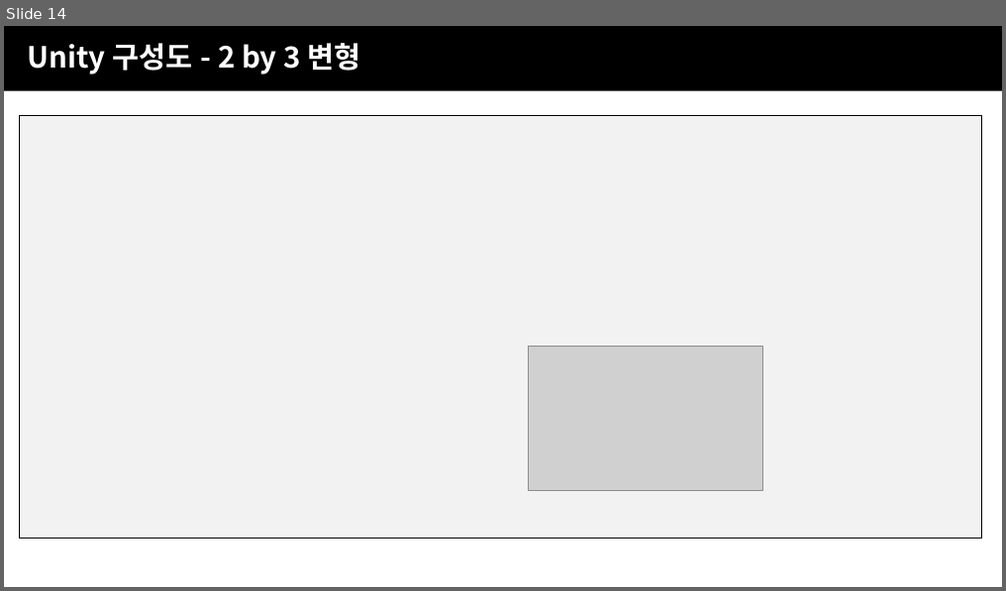
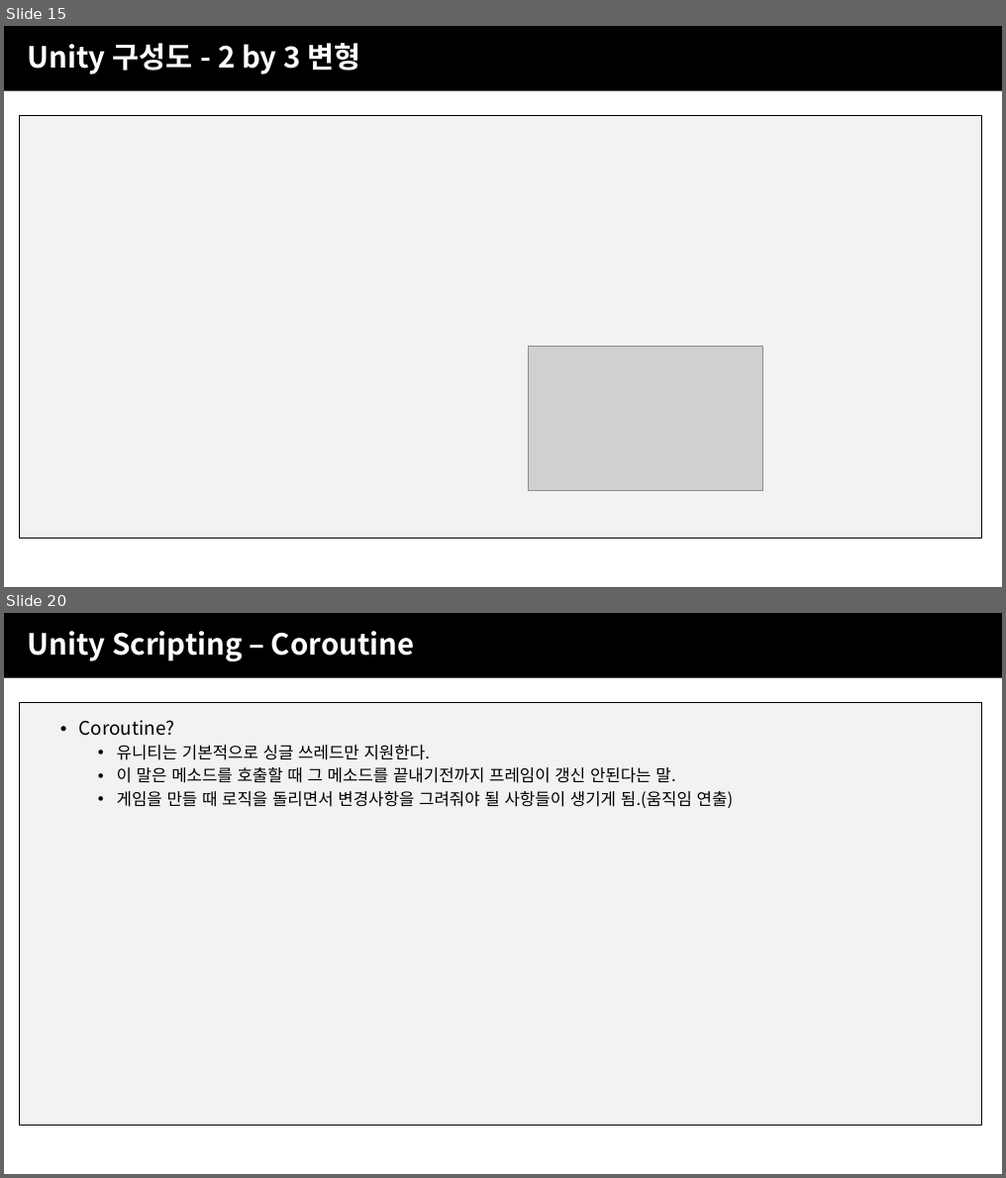
Before and after one commit to JJaery/SBSGameAcademy3, a slide deck: 4주차/SBS게임아카데미_UNITY주말4개월_4주차(유니티).pptx. Shown one above the other, each under a label of ours: slide 14 before the commit, slides 15 and 20 after it; the slides between them are not shown. The pictures are 1006x591 and 1006x1178 pixels, drawn with LibreOffice and Linux fonts; fonts in the diff are those of the drawing; grey boxes stand for pictures; background and template pictures are left out. Boxes give left, top, right and bottom in pixels: in the first picture for what was removed or moved away, otherwise in the second. Text is boxed around its words. In the diff, an @@ line names an element or a change of style, - is before the commit and + after.

```diff
--- a/4주차/SBS게임아카데미_UNITY주말4개월_4주차(유니티).pptx
+++ b/4주차/SBS게임아카데미_UNITY주말4개월_4주차(유니티).pptx
@@ slide 20 added at [4,613,1002,1174], background picture (left out); not listed: 1 template element that a slide beside it also shows @@
@@ text added at [4,613,1002,678], fill #000000, 28 pt, text #FFFFFF, bold @@
+Unity Scripting – Coroutine
@@ text added at [79,720,734,808], 16 pt, text #000000 @@
+• Coroutine?
+  • 유니티는 기본적으로 싱글 쓰레드만 지원한다.
+  • 이 말은 메소드를 호출할 때 그 메소드를 끝내기전까지 프레임이 갱신 안된다는 말.
+  • 게임을 만들 때 로직을 돌리면서 변경사항을 그려줘야 될 사항들이 생기게 됨.(움직임 연출)
@@ what was slide 14 is now slide 15 @@
```
Also in this commit, not shown: 8 slides changed, 2 other slides added, 8 other files.
